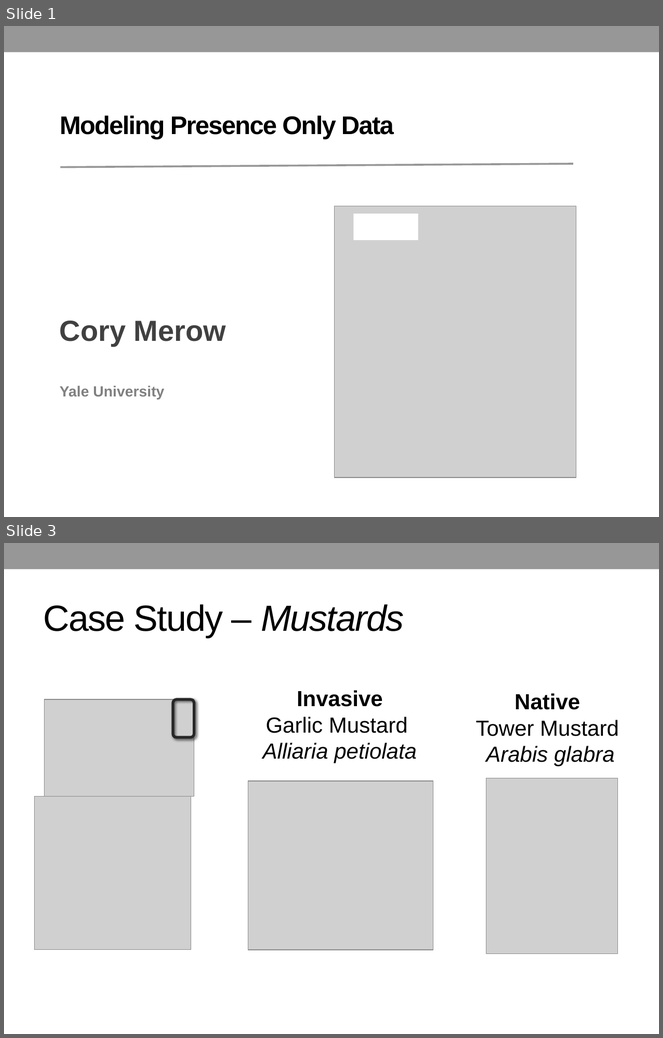
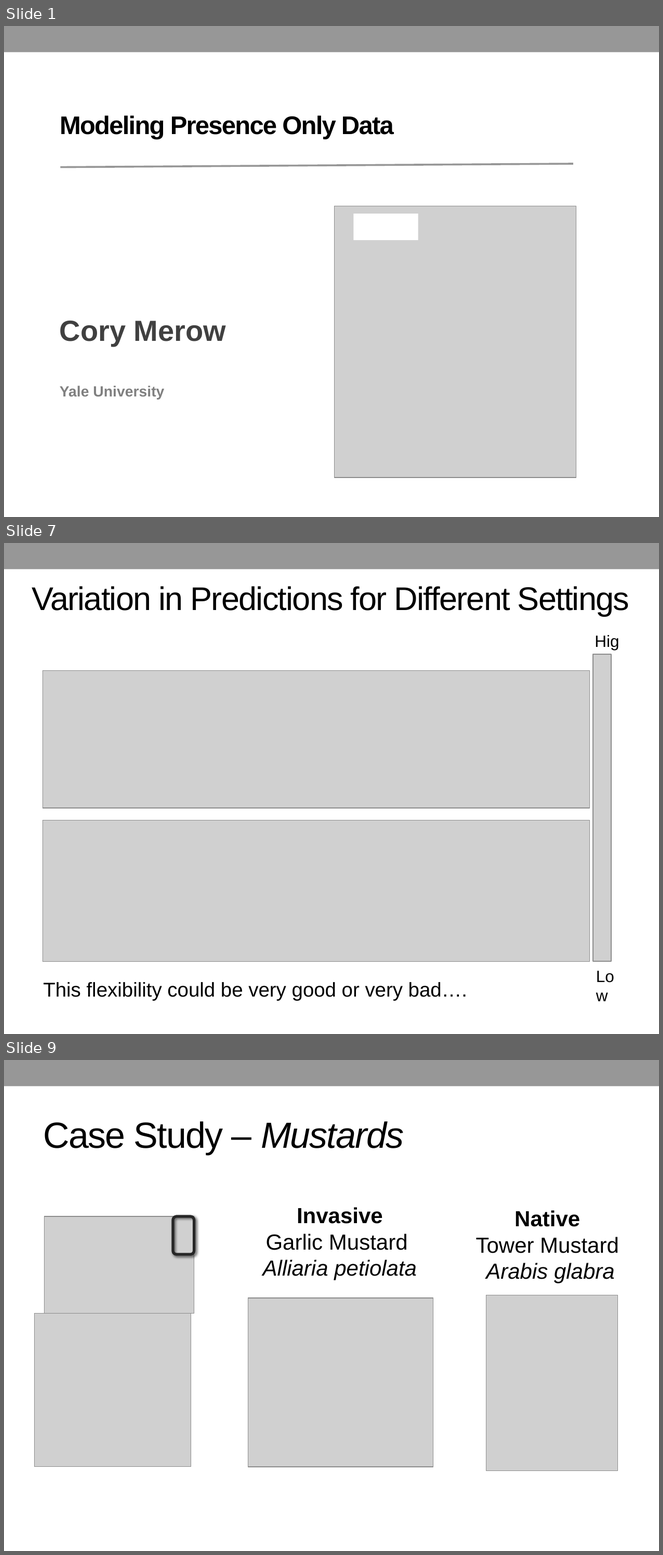
Before and after one commit to YaleBGCC/Course, a slide deck: 101_assets/Intro.pptx. Shown one above the other, each under a label of ours: slides 1 and 3 before the commit, slides 1, 7 and 9 after it; the slides between them are not shown. The pictures are 663x1038 and 663x1555 pixels, drawn with LibreOffice and Linux fonts; fonts in the diff are those of the drawing; grey boxes stand for pictures. Boxes give left, top, right and bottom in pixels: in the first picture for what was removed or moved away, otherwise in the second. Text is boxed around its words. In the diff, an @@ line names an element or a change of style, - is before the commit and + after.

```diff
--- a/101_assets/Intro.pptx
+++ b/101_assets/Intro.pptx
@@ slide 7 added at box(4, 543, 659, 1034), background #FFFFFF; not listed: 1 template element that a slide beside it also shows @@
@@ title added at box(32, 586, 630, 616), 36 pt, text #000000 @@
+Variation in Predictions for Different Settings
@@ text added at box(588, 628, 633, 654), 18 pt, text #000000 @@
+High
@@ picture added at box(593, 654, 611, 962) @@
@@ picture added at box(42, 671, 590, 808) @@
@@ picture added at box(42, 820, 590, 962) @@
@@ text added at box(590, 963, 632, 989), 18 pt, text #000000 @@
+Low
@@ text added at box(43, 982, 467, 1001), 22 pt, text #000000 @@
+This flexibility could be very good or very bad….
@@ what was slide 3 is now slide 9 @@
```
Also in this commit, not shown: 2 slides changed, 6 other slides added, 1 slide removed, 5 other files.
